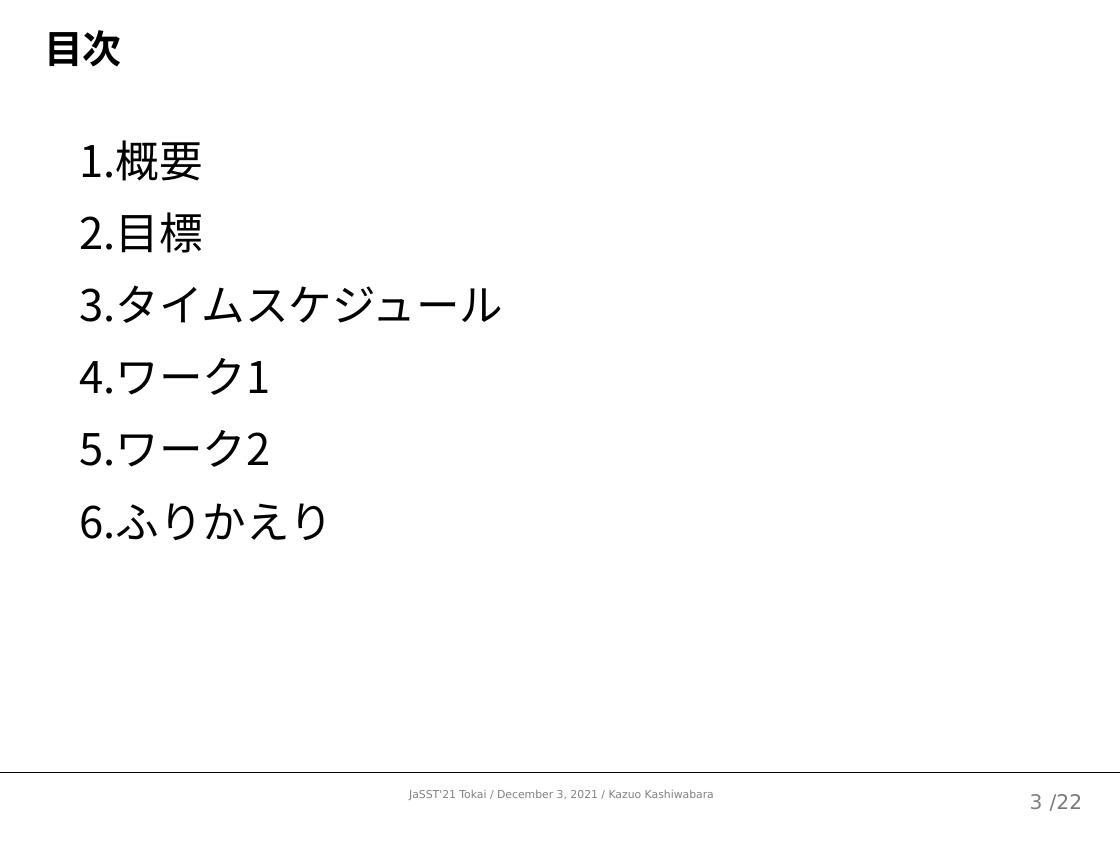
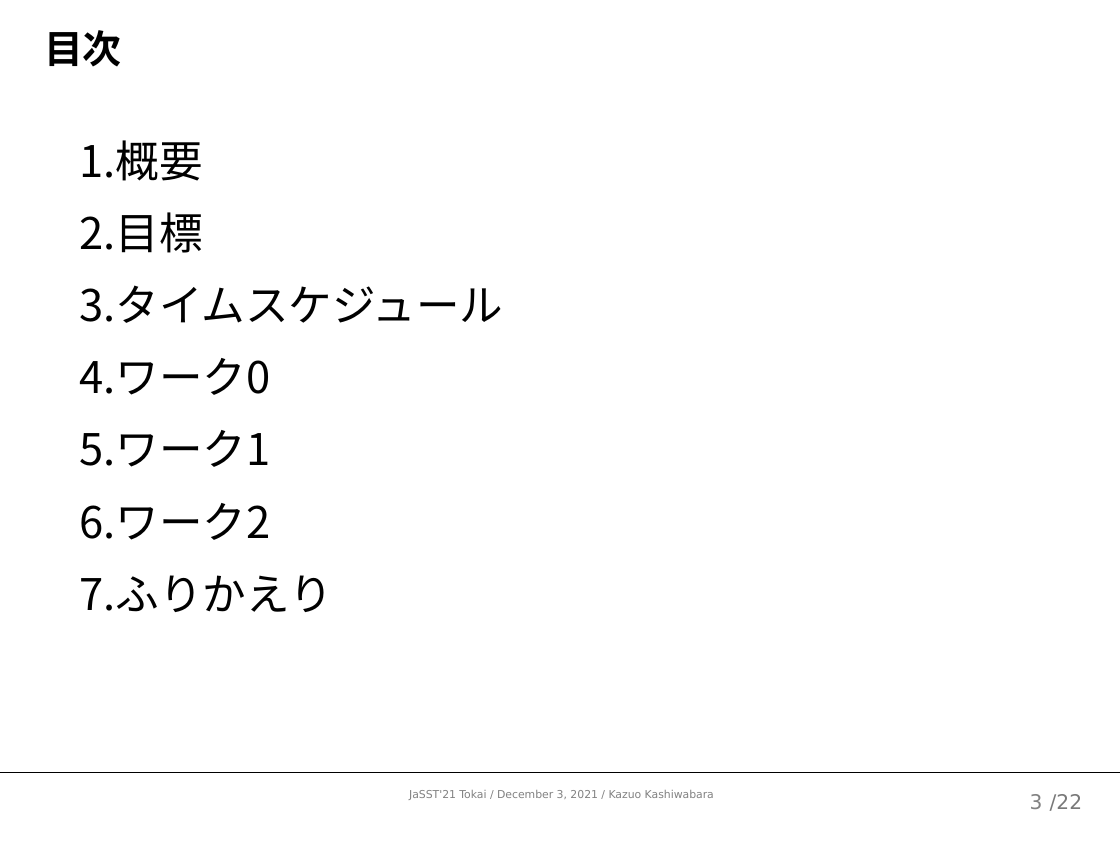
Before and after one commit to kazuo-reve/Work_MorphologicalBasedReview, a slide deck: slide 4 of 形態素ベースドレビューワークショップ.pptx. Drawn at 1120x841 pixels with LibreOffice and Linux fonts; fonts in the diff are those of the drawing. Boxes give left, top, right and bottom in pixels: in the first picture for what was removed or moved away, otherwise in the second. Text is boxed around its words. In the diff, an @@ line names an element or a change of style, - is before the commit and + after.

```diff
--- a/形態素ベースドレビューワークショップ.pptx
+++ b/形態素ベースドレビューワークショップ.pptx
@@ text at <box>79,358,270,395</box>: paragraph added @@
+4. ワーク0
```
Also in this commit, not shown: 4 other slides changed.
